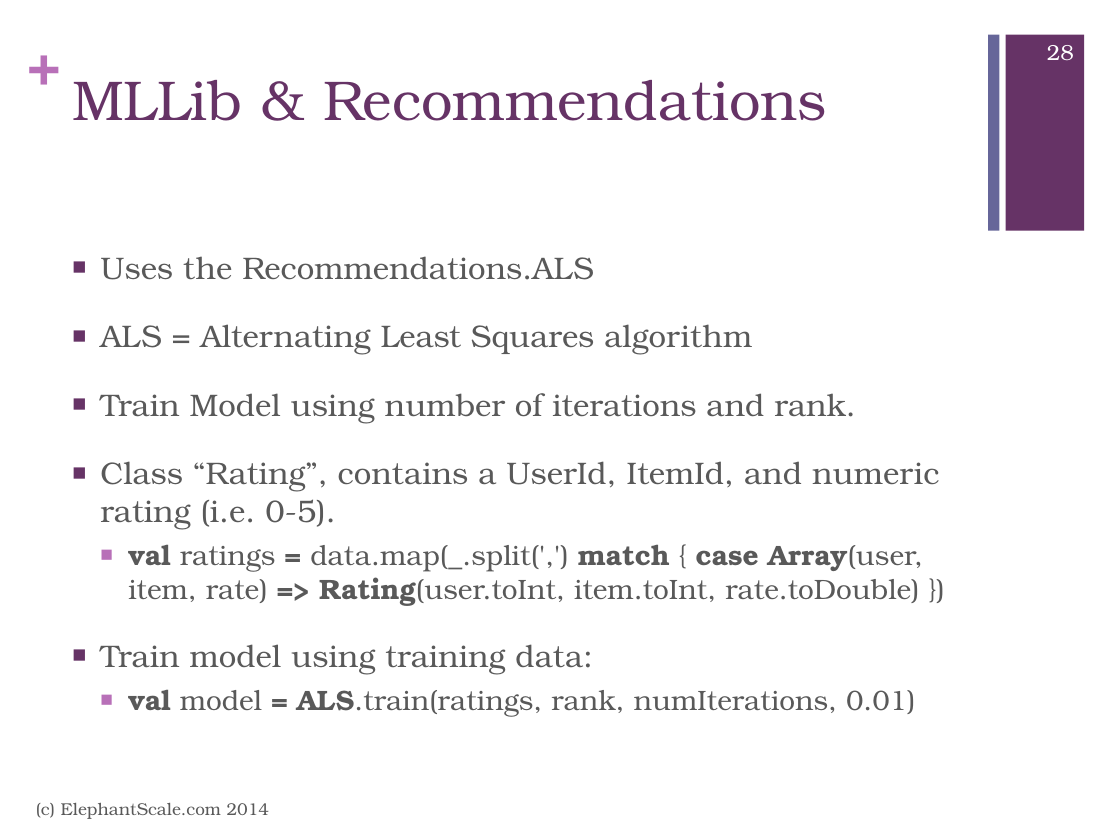
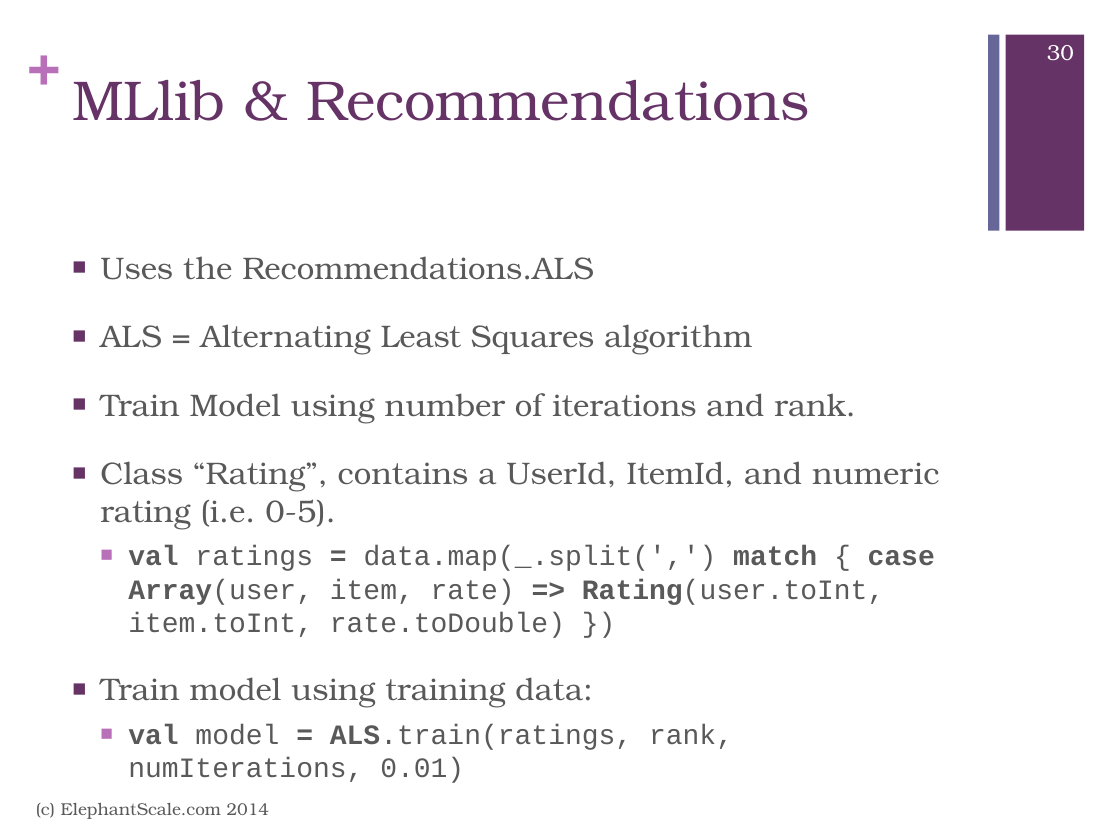
Before and after one commit to mattvinks/spark-labs, a slide deck: slide 30 of slides/MLLib.pptx (slide 28 before the commit). Drawn at 1120x840 pixels with LibreOffice and Linux fonts; fonts in the diff are those of the drawing. Boxes give left, top, right and bottom in pixels: in the first picture for what was removed or moved away, otherwise in the second. Text is boxed around its words. In the diff, an @@ line names an element or a change of style, - is before the commit and + after.

Commit message:
Made updates to MLLib; Changed name MLLib -> MLlib Added more detail to slides. Added thoughts on model evaluation

```diff
--- a/slides/MLLib.pptx
+++ b/slides/MLLib.pptx
@@ page number at (x1=1047, y1=45, x2=1074, y2=61): text changed @@
-28
+30
@@ title at (x1=72, y1=80, x2=809, y2=121): text changed @@
-MLLib & Recommendations
+MLlib & Recommendations
@@ text at (x1=128, y1=545, x2=935, y2=750): font TeX Gyre Bonum to Courier New in "val ratings = data.map(_.split(',') match { case ...", "val model = ALS.train(ratings, rank, numIterations, 0.01)" @@
```
Also in this commit, not shown: 7 other slides changed, 6 slides added.
